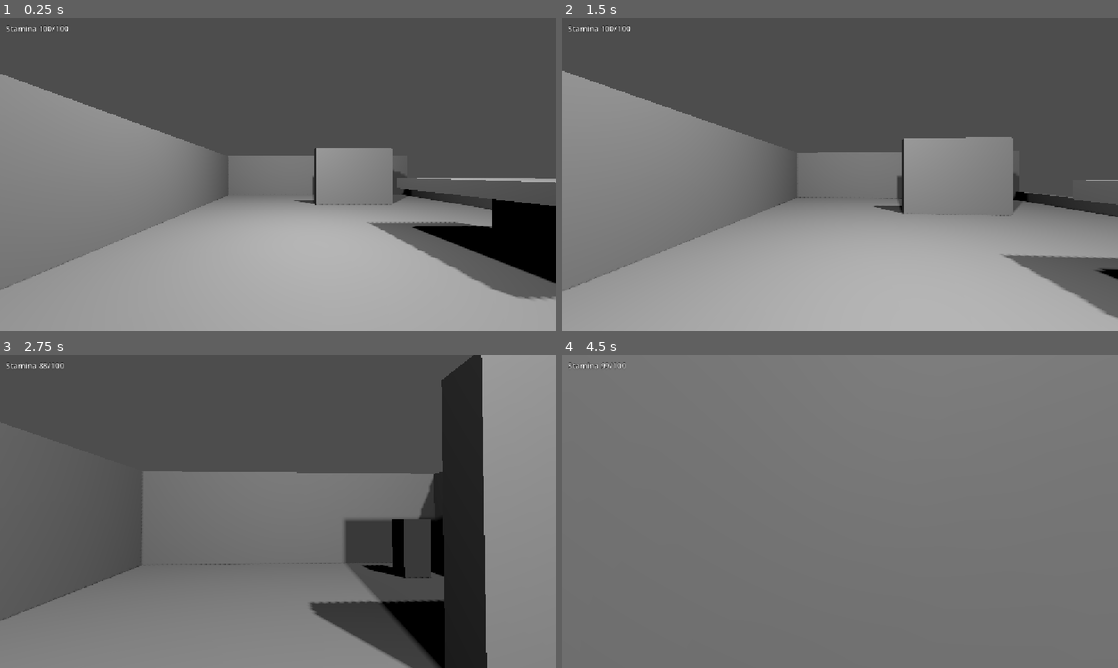
Above: before the commit, frames 1-4 (two rows, left to right).
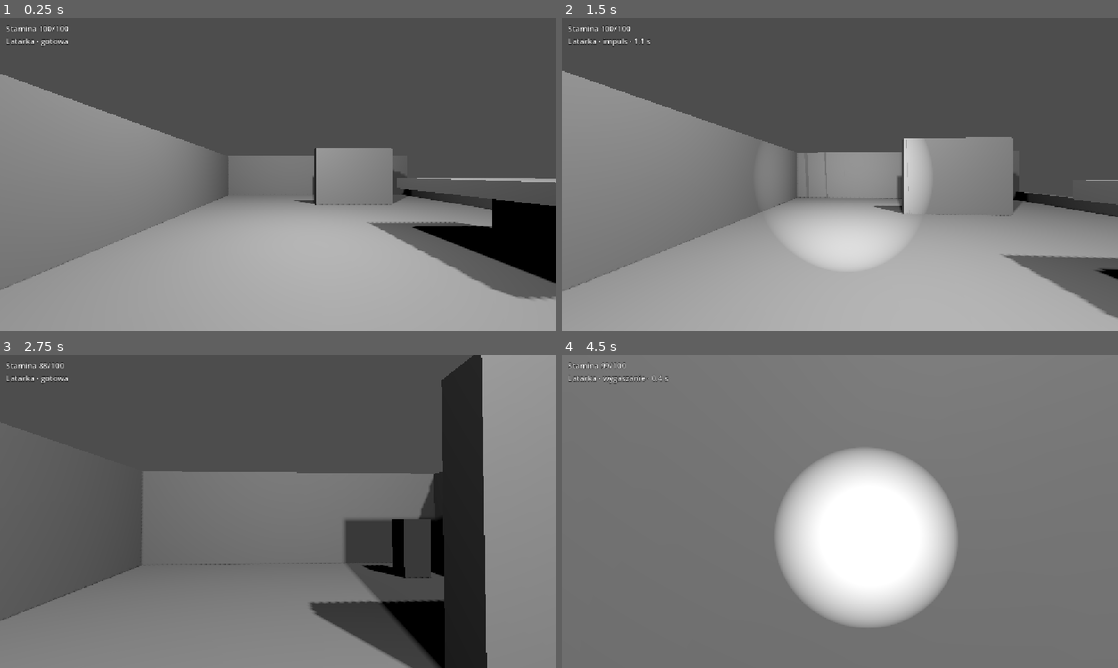
Above: after the commit, the same moments.

Repository: dawidseipold/blind-step
Game: Godot game, scene res://bench.tscn
Same seed, same stepped clock (60 frames per second), same inputs: the game is played once before the commit and once after it.
Inputs (mouse positions are in pixels of both pictures, inside the frame that each line leads up to):
- Up to frame 1 (0.25 s): no input
- Up to frame 2 (1.5 s): tap Enter at 0.5 s; move the mouse to (867, 174) at 0.52 s; hold F (flashlight, bound only after the commit) 0.53-1.28 s; hold W (walk_forward) from 0.53 s (still down); click (867, 174) at 0.67 s; move the mouse to (812, 174) at 1.27 s; tap Ctrl (crouch) at 1.35 s
- Up to frame 3 (2.75 s): keep holding W (walk_forward); tap F (flashlight, bound only after the commit) at 1.55, 2.3 s; move the mouse to (289, 505) at 2.02 s; hold Shift (sprint) from 2.03 s (still down)
- Up to frame 4 (4.5 s): keep holding W (walk_forward); move the mouse to (834, 517) at 2.77 s; release Shift (sprint) at 2.78 s; tap F (flashlight, bound only after the commit) at 2.85 s; click (834, 517) at 2.92 s; move the mouse to (878, 514) at 3.52 s; hold F (flashlight, bound only after the commit) 3.53-4.28 s; move the mouse to (795, 508) at 4.27 s; tap Ctrl (crouch) at 4.35 s

The runs differ from the first frame. In frame 1, 0.1% of the frame differs, in the area x 1-13%, y 6-10%; in frame 2, 6.4%; in frame 3, 0.1%; in frame 4, 15%, in the area x 1-71%, y 6-87%.

Commit message:
T05 Dodaj impuls latarki i opisz jego mechanikę

Diff:
--- a/game/blind-step/bench_readout.gd
+++ b/game/blind-step/bench_readout.gd
@@ -1,7 +1,9 @@
 extends Label
 
+const Flashlight = preload("res://flashlight.gd")
 const Player = preload("res://player.gd")
 @export var player: Player
+@onready var lamp := player.get_node("Camera3D/Flashlight") as Flashlight
 
 func _process(_delta: float) -> void:
 	if visible:
@@ -10,6 +12,11 @@
 			lines.append("Ślizg")
 		if player.reserve_wait:
 			lines.append("Rezerwa · dłuższy odpoczynek")
+		if lamp.remaining > 0.0:
+			var phase := "impuls" if lamp.remaining > lamp.fade_seconds else "wygaszanie"
+			lines.append("Latarka · %s · %.1f s" % [phase, lamp.remaining])
+		else:
+			lines.append("Latarka · gotowa")
 		text = "\n".join(lines)
 
 func _unhandled_key_input(event: InputEvent) -> void:
--- /dev/null
+++ b/game/blind-step/flashlight.gd
@@ -0,0 +1,25 @@
+extends SpotLight3D
+
+@export_range(0.1, 5.0, 0.1) var hold_seconds := 1.0
+@export_range(0.1, 5.0, 0.1) var fade_seconds := 1.0
+
+@onready var peak_energy := light_energy
+var remaining := 0.0
+
+func _ready() -> void:
+	hide()
+	set_process(false)
+
+func _unhandled_input(event: InputEvent) -> void:
+	if event.is_action_pressed("flashlight") and remaining <= 0.0:
+		remaining = hold_seconds + fade_seconds
+		light_energy = peak_energy
+		show()
+		set_process(true)
+
+func _process(delta: float) -> void:
+	remaining = maxf(0.0, remaining - delta)
+	light_energy = peak_energy * smoothstep(0.0, fade_seconds, remaining)
+	if remaining <= 0.0:
+		hide()
+		set_process(false)
--- a/game/blind-step/player.tscn
+++ b/game/blind-step/player.tscn
@@ -1,6 +1,7 @@
 [gd_scene format=3]
 
 [ext_resource type="Script" path="res://player.gd" id="1"]
+[ext_resource type="Script" path="res://flashlight.gd" id="Flashlight"]
 
 [sub_resource type="CapsuleShape3D" id="Capsule"]
 resource_local_to_scene = true
@@ -17,3 +18,11 @@
 [node name="Camera3D" type="Camera3D" parent="."]
 position = Vector3(0, 1.6, 0)
 current = true
+
+[node name="Flashlight" type="SpotLight3D" parent="Camera3D"]
+position = Vector3(0.12, -0.12, 0)
+light_energy = 4.0
+spot_range = 15.0
+spot_angle = 24.0
+shadow_enabled = true
+script = ExtResource("Flashlight")
--- a/game/blind-step/project.godot
+++ b/game/blind-step/project.godot
@@ -21,6 +21,11 @@
 window/stretch/aspect="expand"
 
 [input]
+
+flashlight={
+"deadzone": 0.2,
+"events": [Object(InputEventKey,"physical_keycode":70)]
+}
 
 crouch={
 "deadzone": 0.2,
Not shown, added: game/blind-step/flashlight.gd.uid
Not shown, changed: DESIGN.md
Not shown, added: docs/latarka.md
